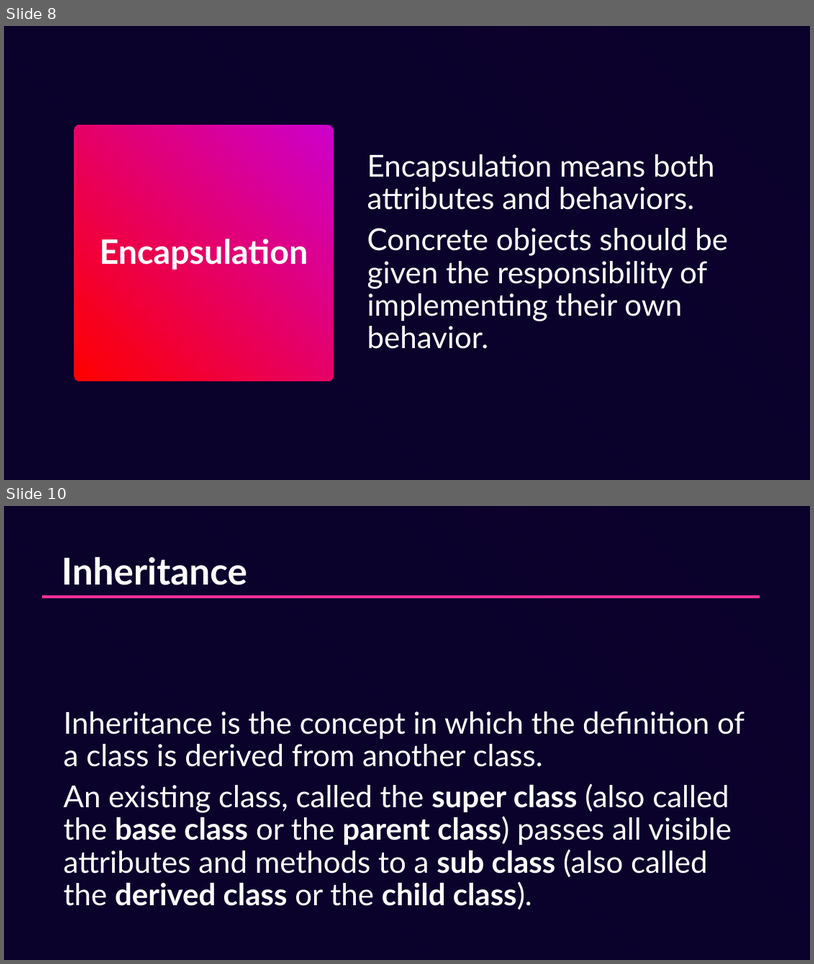
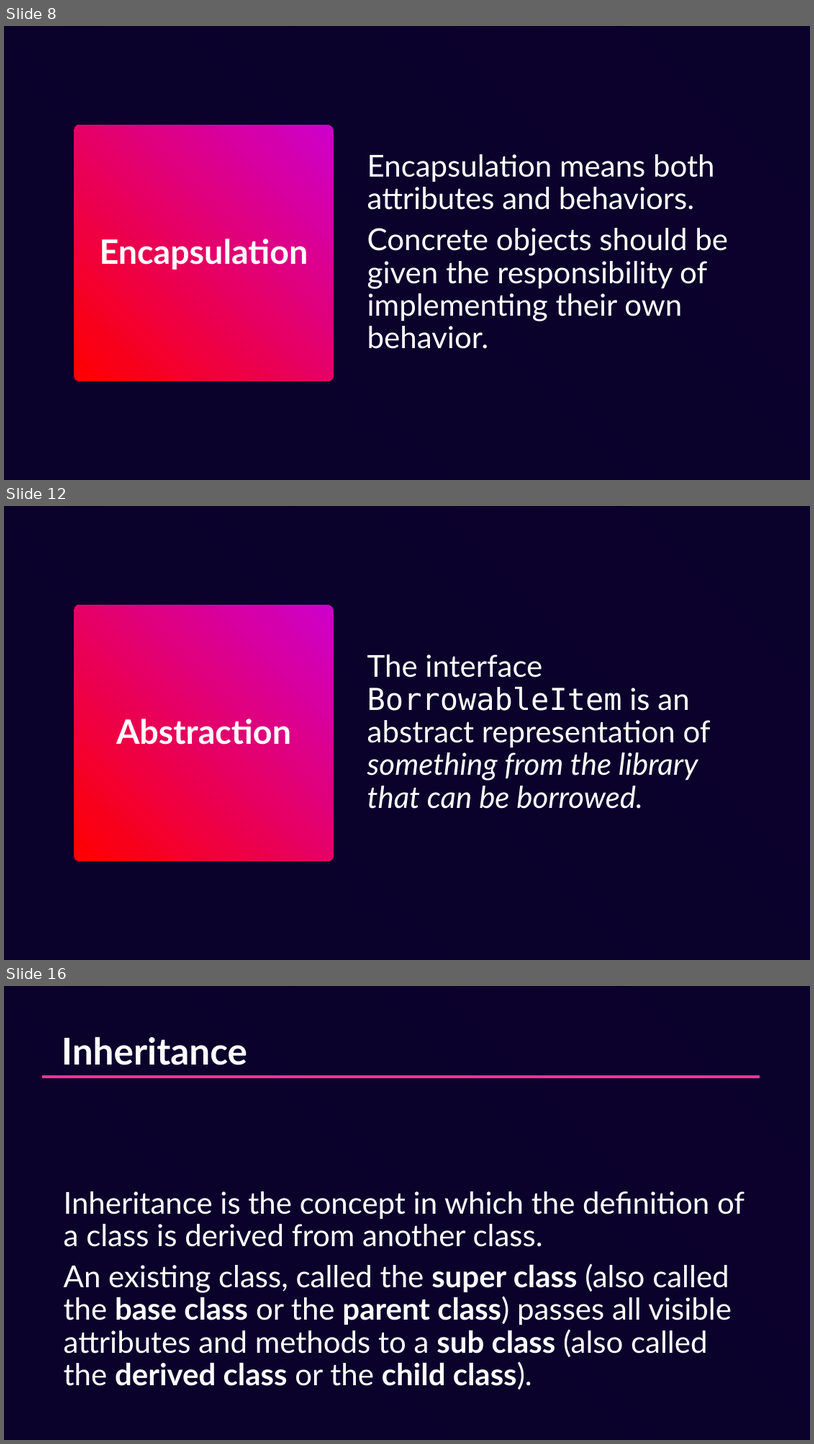
Before and after one commit to HowDoIGitHelp/CMSC23MDNotes, a slide deck: PPTs/Fundamental Concpets of OOP.pptx. Shown one above the other, each under a label of ours: slides 8 and 10 before the commit, slides 8, 12 and 16 after it; the slides between them are not shown. The pictures are 814x964 and 814x1444 pixels, drawn with LibreOffice and Linux fonts; fonts in the diff are those of the drawing; background and template pictures are left out. Boxes give left, top, right and bottom in pixels: in the first picture for what was removed or moved away, otherwise in the second. Text is boxed around its words. In the diff, an @@ line names an element or a change of style, - is before the commit and + after.

```diff
--- a/PPTs/Fundamental Concpets of OOP.pptx
+++ b/PPTs/Fundamental Concpets of OOP.pptx
@@ slide 12 added at (4, 506, 810, 960), background picture (left out); not listed: 2 template elements that a slide beside it also shows @@
@@ text added at (368, 654, 711, 808), 36 pt, text #FFFFFF @@
+The interface BorrowableItem is an abstract representation of something from the library that can be borrowed.
@@ title added at (116, 714, 291, 750), 40 pt, text #FFFFFF, bold @@
+Abstraction
@@ what was slide 10 is now slide 16 @@
```
Also in this commit, not shown: 3 slides changed, 5 other slides added, 8 other files.
